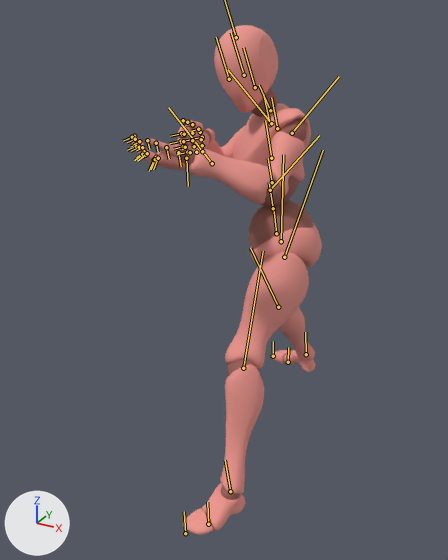
One commit to the FBX model Assets/03.Animation/Robot/xbot@Gunplay.fbx: the scene before it, then after it.
Both versions are drawn from a camera (50 mm lens) standing at (0.916, -2.139, 1.711) and looking at (-0.169, -0.167, 0.725). The axes (+X, +Y, +Z) are drawn at lower left. The lights are the same throughout. Both versions are drawn at frame 21 of the action 'mixamo.com'; the numbers are the values there. The bones that bend it are drawn over the model as lines.

Objects in the first picture: 'Beta_Joints', 'Beta_Surface'.
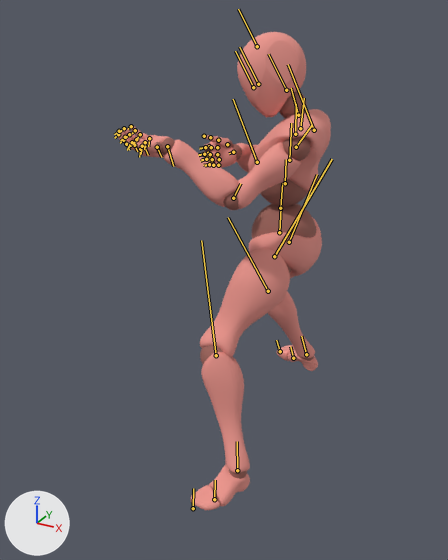
What the commit changed:
Bone 'mixamorig:Hips' (bone_mixamorig_hips) moves from (0.2, -12.6, 3.6) to (-1.0, -14.2, -2.0).
Bone 'mixamorig:Hips' (bone_mixamorig_hips) turns from (10, -61, -2) to (28, -86, -30) degrees about its own x, y and z.
Bone 'mixamorig:Spine' (bone_mixamorig_spine) turns from (1, 3, -1) to (0, 2, 0) degrees about its own x, y and z.
Bone 'mixamorig:Spine1' (bone_mixamorig_spine1) turns from (1, 5, 0) to (1, 3, 0) degrees about its own x, y and z.
Bone 'mixamorig:Spine2' (bone_mixamorig_spine2) turns from (1, 5, 0) to (1, 3, 0) degrees about its own x, y and z.
Bone 'mixamorig:Neck' (bone_mixamorig_neck) turns from (14, 5, 5) to (21, 3, 6) degrees about its own x, y and z.
Bone 'mixamorig:Head' (bone_mixamorig_head) turns from (-10, 38, -8) to (11, 30, 4) degrees about its own x, y and z.
Bone 'mixamorig:LeftShoulder' (bone_mixamorig_leftshoulder) turns from (0, -3, 3) to (0, 1, -8) degrees about its own x, y and z.
Bone 'mixamorig:LeftArm' (bone_mixamorig_leftarm) turns from (-33, -32, -29) to (-24, -40, -37) degrees about its own x, y and z.
Bone 'mixamorig:LeftHand' (bone_mixamorig_lefthand) turns from (-127, 14, -19) to (-153, 30, -25) degrees about its own x, y and z.
Bone 'mixamorig:LeftHandIndex1' (bone_mixamorig_lefthandindex1) turns from (-1, 3, -27) to (0, 3, -21) degrees about its own x, y and z.
Bone 'mixamorig:LeftHandMiddle1' (bone_mixamorig_lefthandmiddle1) turns from (-1, 3, -27) to (0, 3, -21) degrees about its own x, y and z.
Bone 'mixamorig:LeftHandRing2' (bone_mixamorig_lefthandring2) turns from (-1, 3, -27) to (0, 3, -21) degrees about its own x, y and z.
Bone 'mixamorig:LeftHandRing3' (bone_mixamorig_lefthandring3) turns from (0, 2, -14) to (0, 1, -11) degrees about its own x, y and z.
Bone 'mixamorig:LeftHandPinky2' (bone_mixamorig_lefthandpinky2) turns from (1, 0, -28) to (1, -1, -22) degrees about its own x, y and z.
Bone 'mixamorig:LeftHandPinky3' (bone_mixamorig_lefthandpinky3) turns from (0, 2, -14) to (0, 1, -11) degrees about its own x, y and z.
Bone 'mixamorig:RightShoulder' (bone_mixamorig_rightshoulder) turns from (-1, -6, 10) to (-1, -6, 12) degrees about its own x, y and z.
Bone 'mixamorig:RightArm' (bone_mixamorig_rightarm) turns from (-83, 112, -56) to (68, 57, 74) degrees about its own x, y and z.
Bone 'mixamorig:RightForeArm' (bone_mixamorig_rightforearm) turns from (0, 82, 0) to (0, 105, 0) degrees about its own x, y and z.
Bone 'mixamorig:RightHand' (bone_mixamorig_righthand) turns from (-52, -46, -6) to (-52, -55, -25) degrees about its own x, y and z.
Bone 'mixamorig:LeftUpLeg' (bone_mixamorig_leftupleg) turns from (-31, 27, 18) to (-17, 28, 30) degrees about its own x, y and z.
Bone 'mixamorig:LeftLeg' (bone_mixamorig_leftleg) turns from (9, 4, 6) to (38, 7, 10) degrees about its own x, y and z.
Bone 'mixamorig:LeftFoot' (bone_mixamorig_leftfoot) turns from (29, 5, -15) to (3, 14, -27) degrees about its own x, y and z.
Bone 'mixamorig:RightUpLeg' (bone_mixamorig_rightupleg) turns from (-5, -26, -24) to (-22, -24, -21) degrees about its own x, y and z.
Bone 'mixamorig:RightLeg' (bone_mixamorig_rightleg) turns from (14, -2, -9) to (41, 12, 0) degrees about its own x, y and z.
Bone 'mixamorig:RightFoot' (bone_mixamorig_rightfoot) turns from (-2, -6, 28) to (-10, -3, 4) degrees about its own x, y and z.

Changed parts and their boxes [x1, y1, x2, y2] in the pictures (448 x 560 px):
'Beta_Surface', posed (12% wider, 6% shorter)
    before: [131, 25, 322, 535]
    after: [117, 32, 331, 510]
'Beta_Joints', posed (7% wider)
    before: [133, 89, 314, 517]
    after: [122, 91, 316, 496]
bone 'mixamorig:Hips', root to tip
    before: (276, 233) to (273, 207)
    after: (279, 232) to (281, 207)
bone 'mixamorig:Spine', root to tip
    before: (273, 208) to (269, 182)
    after: (280, 208) to (282, 183)
bone 'mixamorig:Spine1', root to tip
    before: (272, 182) to (268, 158)
    after: (285, 183) to (286, 159)
bone 'mixamorig:Spine2', root to tip
    before: (271, 158) to (265, 120)
    after: (289, 160) to (291, 123)
bone 'mixamorig:Neck', root to tip
    before: (270, 110) to (259, 85)
    after: (298, 115) to (291, 88)
bone 'mixamorig:Head', root to tip
    before: (255, 87) to (243, 47)
    after: (286, 90) to (268, 54)
bone 'mixamorig:LeftShoulder', root to tip
    before: (277, 128) to (271, 97)
    after: (295, 134) to (296, 104)
bone 'mixamorig:LeftArm', root to tip
    before: (292, 133) to (339, 76)
    after: (296, 147) to (312, 125)
bone 'mixamorig:LeftHand', root to tip
    before: (186, 158) to (188, 186)
    after: (167, 146) to (173, 166)
bone 'mixamorig:LeftHandIndex1', root to tip
    before: (156, 157) to (151, 168)
    after: (140, 149) to (139, 157)
bone 'mixamorig:LeftHandMiddle1', root to tip
    before: (154, 159) to (149, 171)
    after: (142, 146) to (141, 154)
bone 'mixamorig:LeftHandRing2', root to tip
    before: (145, 155) to (137, 161)
    after: (136, 139) to (133, 144)
bone 'mixamorig:LeftHandRing3', root to tip
    before: (139, 147) to (131, 151)
    after: (129, 134) to (125, 138)
bone 'mixamorig:LeftHandPinky2', root to tip
    before: (147, 153) to (141, 157)
    after: (140, 134) to (137, 138)
bone 'mixamorig:LeftHandPinky3', root to tip
    before: (142, 147) to (136, 150)
    after: (135, 130) to (132, 133)
bone 'mixamorig:RightShoulder', root to tip
    before: (270, 124) to (263, 94)
    after: (300, 128) to (304, 98)
bone 'mixamorig:RightArm', root to tip
    before: (271, 123) to (228, 70)
    after: (314, 130) to (288, 64)
bone 'mixamorig:RightForeArm', root to tip
    before: (212, 163) to (168, 107)
    after: (257, 162) to (233, 99)
bone 'mixamorig:RightHand', root to tip
    before: (202, 137) to (186, 140)
    after: (233, 152) to (229, 153)
bone 'mixamorig:LeftUpLeg', root to tip
    before: (284, 257) to (323, 150)
    after: (274, 256) to (332, 159)
bone 'mixamorig:LeftLeg', root to tip
    before: (243, 368) to (263, 251)
    after: (216, 355) to (201, 240)
bone 'mixamorig:LeftFoot', root to tip
    before: (230, 491) to (225, 460)
    after: (237, 470) to (237, 441)
bone 'mixamorig:RightUpLeg', root to tip
    before: (281, 241) to (283, 154)
    after: (289, 242) to (317, 174)
bone 'mixamorig:RightLeg', root to tip
    before: (278, 307) to (250, 248)
    after: (268, 291) to (228, 217)
bone 'mixamorig:RightFoot', root to tip
    before: (306, 354) to (305, 332)
    after: (306, 354) to (301, 336)
